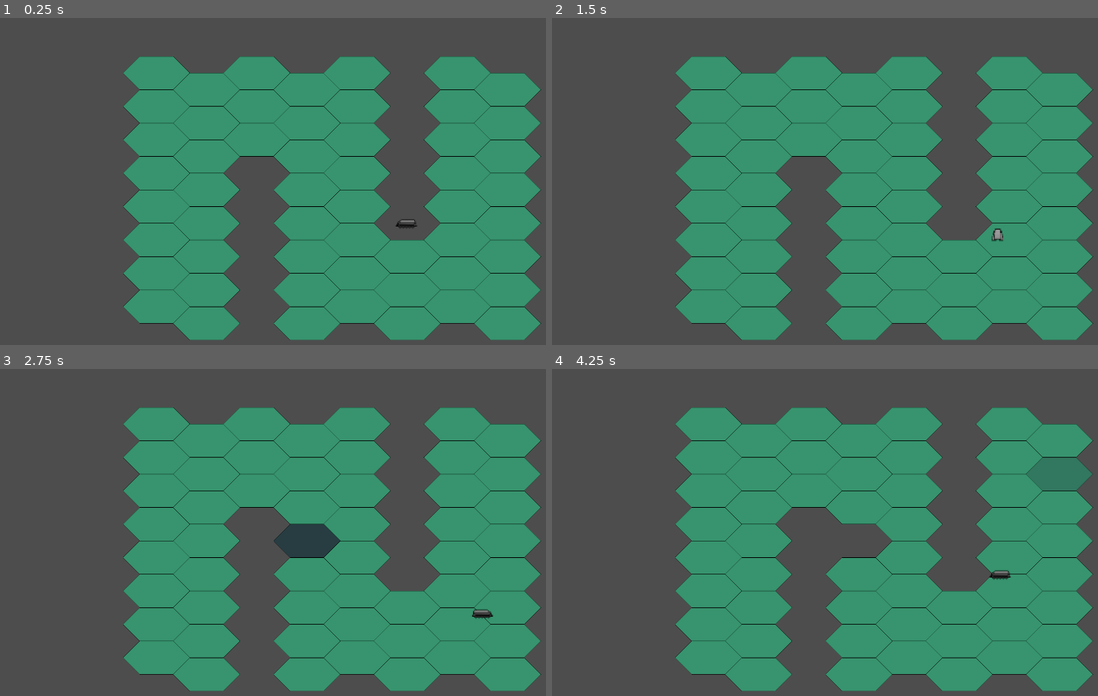
Above: before the commit, frames 1-4 (two rows, left to right).
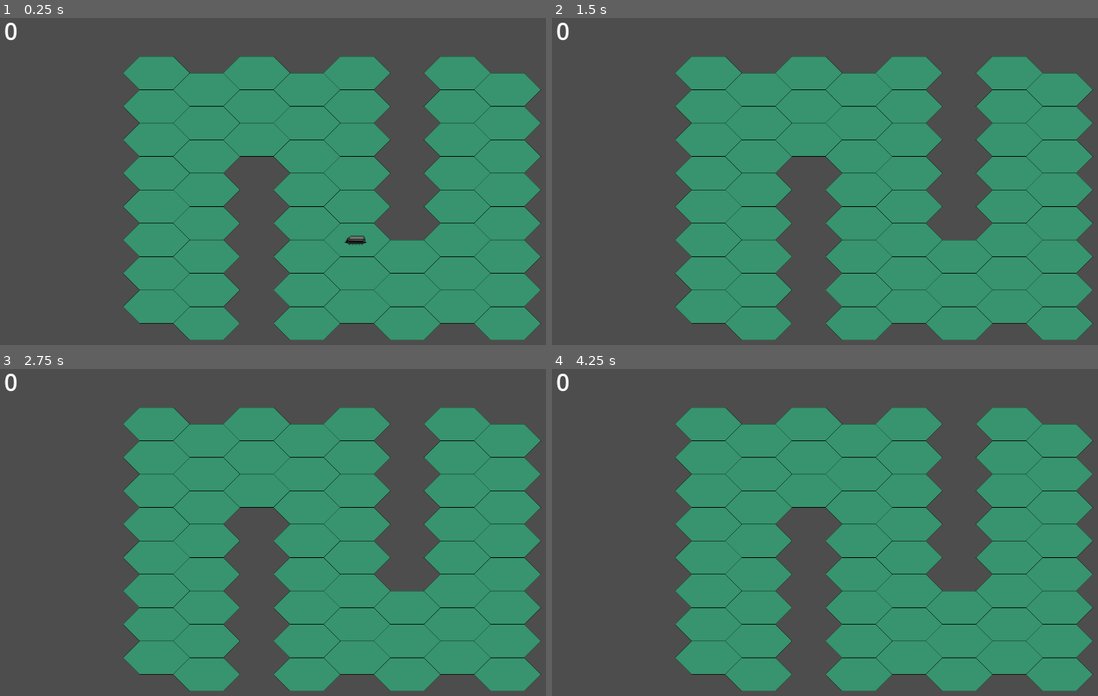
Above: after the commit, the same moments.

Repository: BobWizardLad/Tonk-Game
Game: Godot game, scene res://game.tscn
Two runs of this game, one before a commit and one after it. Both use one fixed random seed, a clock stepped at 60 frames per second and the inputs below.
Inputs:
- Up to frame 1 (0.25 s): no input
- Up to frame 2 (1.5 s): tap Enter at 0.5 s; hold Right (ui_right) 0.53-1.28 s; hold Down (ui_down) from 1.28 s (still down)
- Up to frame 3 (2.75 s): release Down (ui_down) at 2.03 s; hold Right (ui_right) from 2.03 s (still down)
- Up to frame 4 (4.25 s): release Right (ui_right) at 2.78 s; hold Up (ui_up) 2.78-3.53 s; hold Left (ui_left) from 3.53 s (still down)

The runs differ from the first frame. In frame 1, 0.2% of the frame differs, in the area x 0-77%, y 1-70%; in frame 2, 0.1%; in frame 3, 1.1%; in frame 4, 2.0%, in the area x 0-99%, y 1-65%.

Commit message:
Game Begin/End
Game has a fail state and a score 'win state'

Diff:
--- a/game.gd
+++ b/game.gd
@@ -2,17 +2,27 @@
 
 @export var PLAYER: CharacterBody2D
 @export var LEVELHANDLER: LevelHandler
+@export var SCORE: Label
 
-var score: int
+var score: int = 0
+var game_active: bool = true
 
 # Called when the node enters the scene tree for the first time.
 func _ready() -> void:
-	pass # Replace with function body.
+	pass
 
 # Called every frame. 'delta' is the elapsed time since the previous frame.
 func _process(delta: float) -> void:
-	if LEVELHANDLER.is_current_map_cell_exist(LEVELHANDLER.get_cell_local_to_map(PLAYER.position)):
-		pass
+	SCORE.text = str(score)
+
+	LEVELHANDLER.will_remove_tiles = game_active
+	if game_active:
+		if not LEVELHANDLER.is_current_map_cell_exist(LEVELHANDLER.get_cell_local_to_map(PLAYER.position)):
+			PLAYER.queue_free()
+			game_active = false
 
 func increase_score():
 	score += 1
+
+func _on_level_handler_tile_removed() -> void:
+	increase_score()
--- a/game.tscn
+++ b/game.tscn
@@ -11,10 +11,11 @@
 atlas = ExtResource("3_amid1")
 region = Rect2(0, 128, 256, 128)
 
-[node name="Game" type="Node2D" node_paths=PackedStringArray("PLAYER", "LEVELHANDLER")]
+[node name="Game" type="Node2D" node_paths=PackedStringArray("PLAYER", "LEVELHANDLER", "SCORE")]
 script = ExtResource("1_patat")
 PLAYER = NodePath("Player")
 LEVELHANDLER = NodePath("LevelHandler")
+SCORE = NodePath("UI/Score")
 
 [node name="LevelHandler" type="Node2D" parent="." node_paths=PackedStringArray("current_map")]
 script = ExtResource("1_5lpea")
@@ -28,8 +29,9 @@
 [node name="TileMapLayer" parent="LevelHandler" instance=ExtResource("2_v7gdj")]
 
 [node name="Player" type="CharacterBody2D" parent="."]
-position = Vector2(319, 128)
+position = Vector2(125, 191)
 script = ExtResource("2_yq7k0")
+metadata/_edit_group_ = true
 
 [node name="Sprite2D" type="Sprite2D" parent="Player"]
 texture = ExtResource("3_tgm3p")
@@ -38,4 +40,14 @@
 position = Vector2(-63, 4)
 zoom = Vector2(0.8, 0.8)
 
+[node name="UI" type="CanvasLayer" parent="."]
+
+[node name="Score" type="Label" parent="UI"]
+offset_left = 32.0
+offset_right = 73.0
+offset_bottom = 99.0
+theme_override_font_sizes/font_size = 72
+text = "0"
+
+[connection signal="tile_removed" from="LevelHandler" to="." method="_on_level_handler_tile_removed"]
 [connection signal="timeout" from="LevelHandler/Timer" to="LevelHandler" method="_on_timer_timeout"]
--- a/level_handler.gd
+++ b/level_handler.gd
@@ -5,6 +5,10 @@
 
 @export var current_map: TileMapLayer
 @export var warning_texture: AtlasTexture
+
+var will_remove_tiles: bool = true
+
+signal tile_removed
 
 func get_cell_local_to_map(coord: Vector2) -> Vector2i:
 	return current_map.local_to_map(coord)
@@ -32,7 +36,8 @@
 func remove_tile(tileset: TileMapLayer, tile_coord: Vector2i, warning: Sprite2D):
 	warning.queue_free()
 	tileset.erase_cell(tile_coord)
+	emit_signal("tile_removed")
 
 func _on_timer_timeout() -> void:
-	if current_map.get_used_cells().size() > 0:
+	if current_map.get_used_cells().size() > 0 and will_remove_tiles:
 		fade_tile(current_map)
